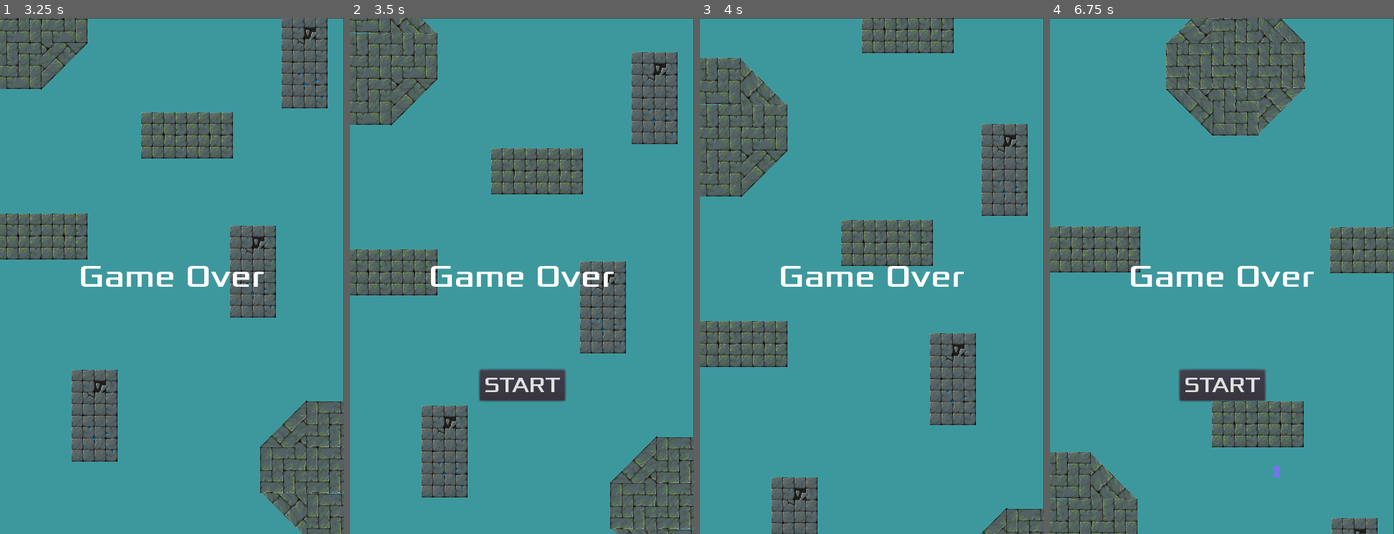
Above: before the commit, frames 1-4 (left to right).
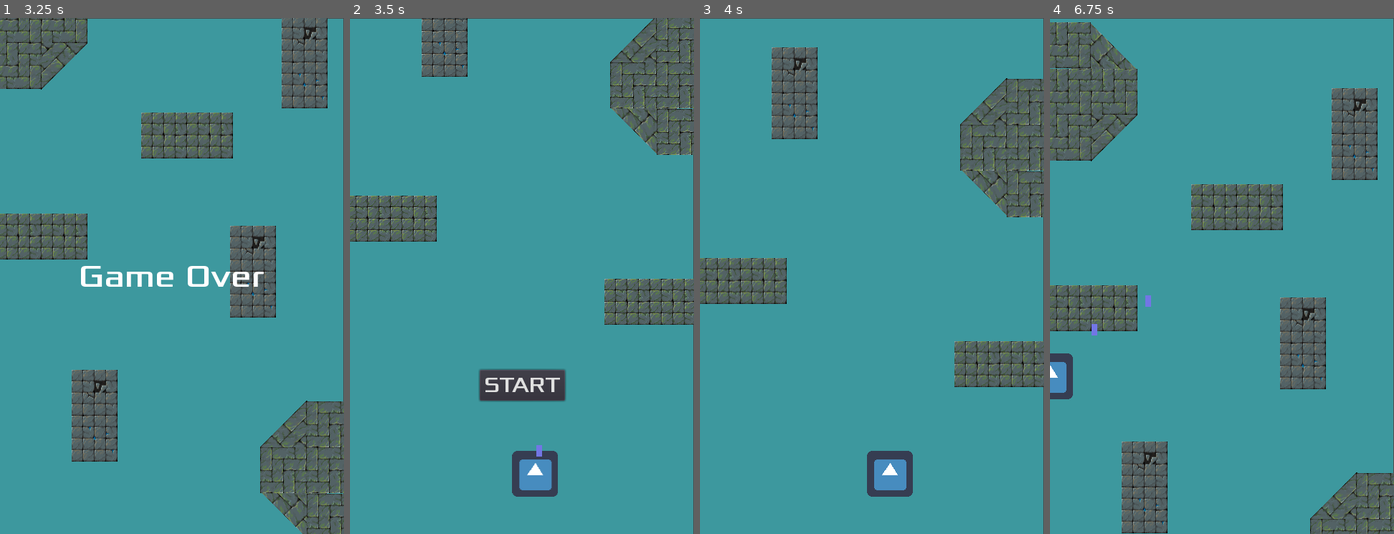
Above: after the commit, the same moments.

Repository: Harrison-Winters/Jet-Pack-Escape
Game: Godot game, scene res://Stage1.tscn
Same seed, same stepped clock (60 frames per second), same inputs: the game is played once before the commit and once after it. The engine's default icon, where the game draws it, is replaced by a stand-in: a white triangle on a blue panel in a dark square.
Inputs:
- Up to frame 1 (3.25 s): click "START" at 0.5 s; hold Right (ui_right) 1.28-2.03 s; hold Z (shoot) 1.28-2.03 s; hold Down (ui_down) 2.03-2.78 s; tap Z (shoot) at 2.1 s; hold Right (ui_right) from 2.78 s (still down); hold Z (shoot) from 2.78 s (still down)
- Up to frame 2 (3.5 s): keep holding Right (ui_right); keep holding Z (shoot)
- Up to frame 3 (4 s): release Right (ui_right) at 3.5 s; release Z (shoot) at 3.5 s; click "START" at 3.5 s
- Up to frame 4 (6.75 s): hold Up (ui_up) 4.28-5.03 s; tap Z (shoot) at 4.35, 5.85 s; hold Z (shoot) 5.03-5.78 s; hold Left (ui_left) 5.03-6.53 s; hold Down (ui_down) from 6.53 s (still down); hold Z (shoot) from 6.53 s (still down)

Frame 1 is identical in both runs. In frame 2, 28% of the frame differs, in the area x 0-100%, y 0-100%; in frame 3, 28%; in frame 4, 39%.

Commit message:
Restart after a few Seconds

Diff:
--- a/Jetpack Escape/HUD.gd
+++ b/Jetpack Escape/HUD.gd
@@ -24,3 +24,7 @@
 
 func _on_Part1_win():
 	$WinText.show()
+	$RestartPauseTimer.start()
+	yield($RestartPauseTimer, "timeout")
+	$StartButton.show()
+	emit_signal("restart_game")
--- a/Jetpack Escape/Stage1.gd
+++ b/Jetpack Escape/Stage1.gd
@@ -27,10 +27,18 @@
 	get_tree().reload_current_scene()
 
 #	$HUD/StartButton.show()
-	var y = yield($HUD, "start_game")
+#	var y = yield($HUD, "restart_game")
 	$Part1._on_start_click_blocks_move();
 
 
 #func initial_game():
 #	var y = yield($HUD, "start_game")
 #	get_tree().call_group("ObstacleGroup", "update_velocity")
+
+
+func _on_HUD_restart_game():
+	get_tree().reload_current_scene()
+
+#	$HUD/StartButton.show()
+#	var y = yield($HUD, "restart_game")
+	$Part1._on_start_click_blocks_move();
--- a/Jetpack Escape/Stage1.tscn
+++ b/Jetpack Escape/Stage1.tscn
@@ -68,4 +68,5 @@
 [node name="StartTimer" type="Timer" parent="."]
 one_shot = true
 
+[connection signal="restart_game" from="HUD" to="." method="_on_HUD_restart_game"]
 [connection signal="win" from="Part1" to="HUD" method="_on_Part1_win"]
